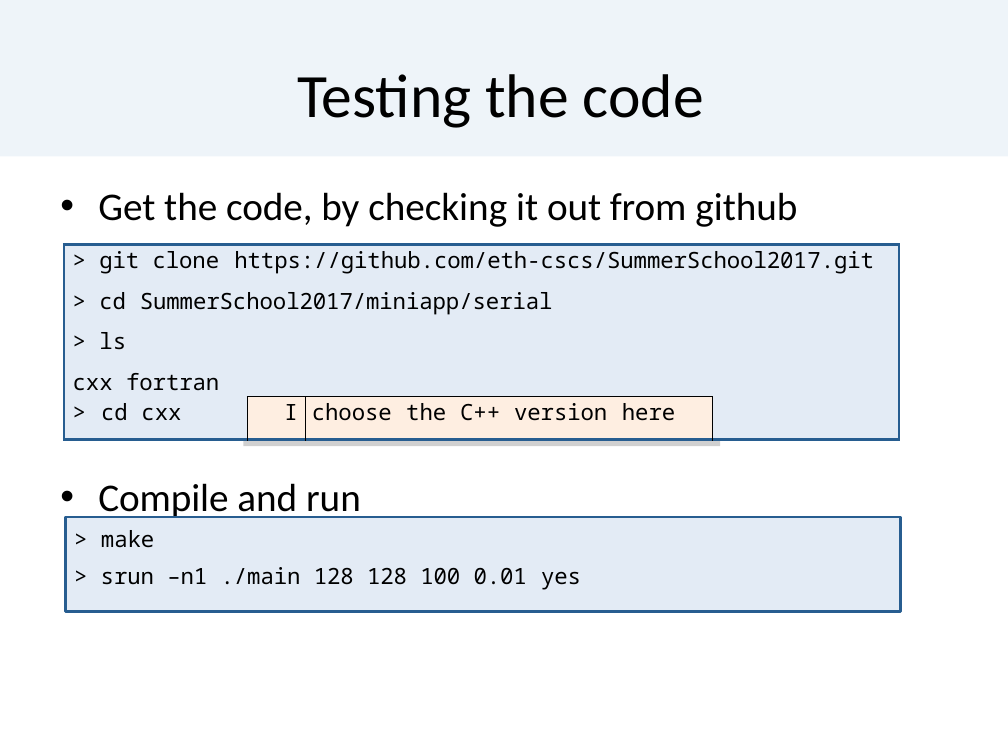
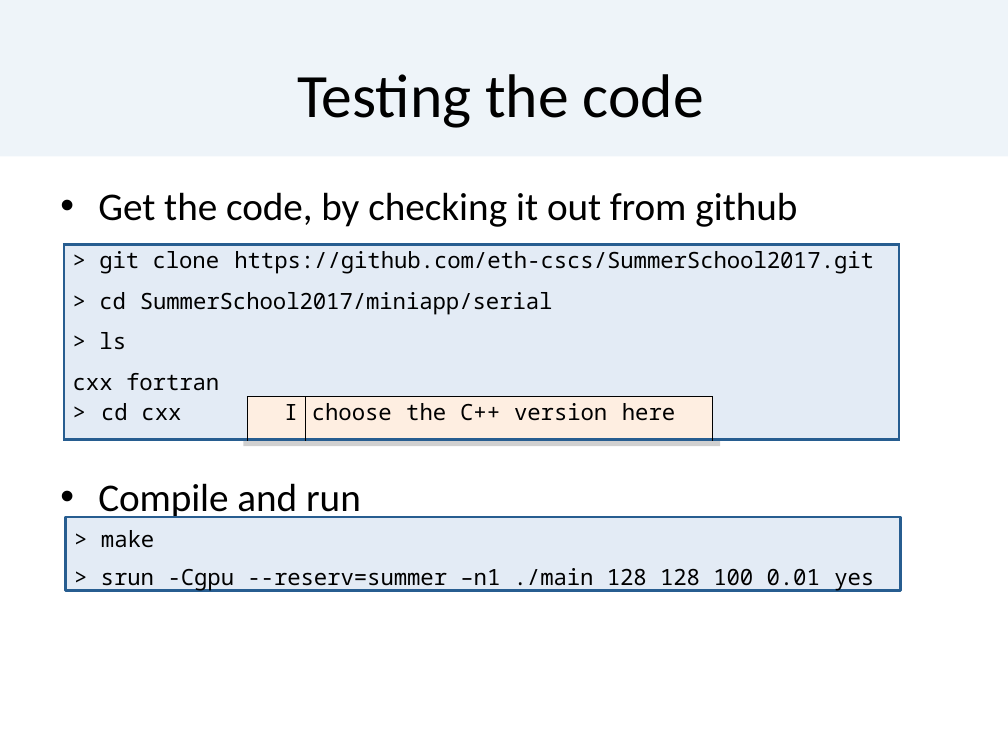
Before and after one commit to vkarak/SummerSchool2017, a slide deck: slide 17 of miniapp/serial/miniapp.pptx. Drawn at 1008x756 pixels with LibreOffice and Linux fonts; fonts in the diff are those of the drawing; grey boxes stand for pictures; background and template pictures are left out. Boxes give left, top, right and bottom in pixels: in the first picture for what was removed or moved away, otherwise in the second. Text is boxed around its words. In the diff, an @@ line names an element or a change of style, - is before the commit and + after.

```diff
--- a/miniapp/serial/miniapp.pptx
+++ b/miniapp/serial/miniapp.pptx
@@ rectangle "> make": place and size @@
-rectangle "> make" at box(66, 517, 901, 612)
+rectangle "> make" at box(66, 517, 901, 591)
@@ text in rectangle at box(101, 568, 874, 590): text changed @@
-> srun –n1 ./main 128 128 100 0.01 yes
+> srun -Cgpu --reserv=summer –n1 ./main 128 128 100 0.01 yes
```
Also in this commit, not shown: 1 other slide changed.
